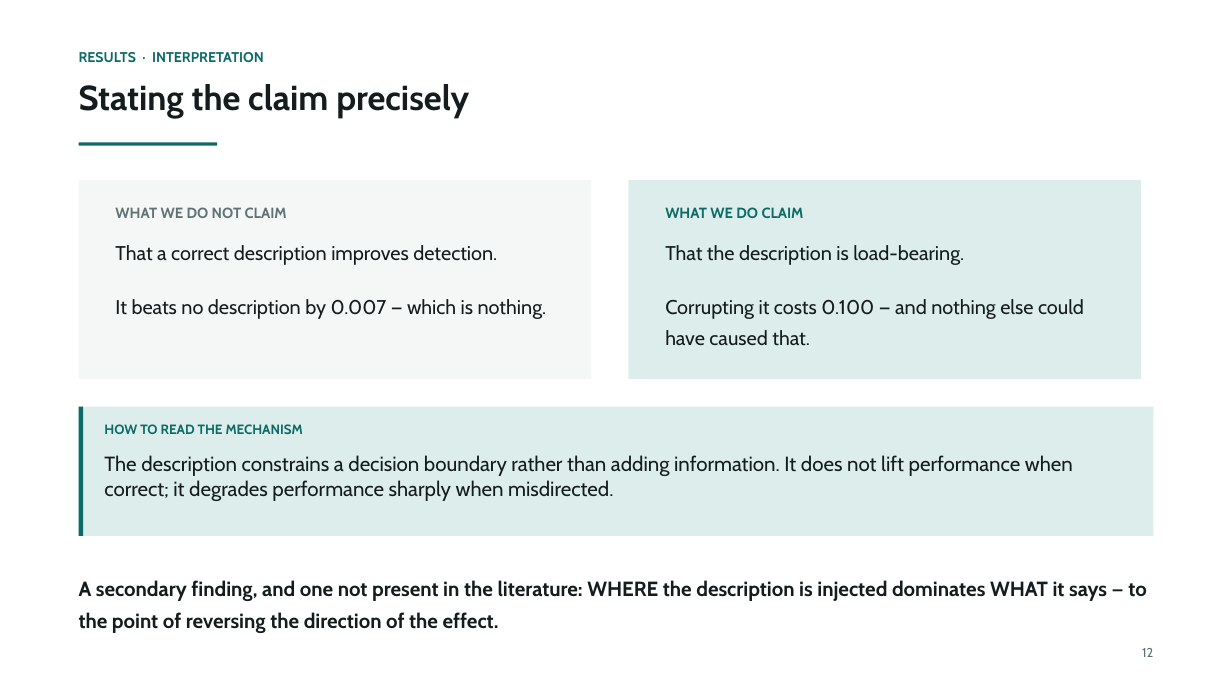
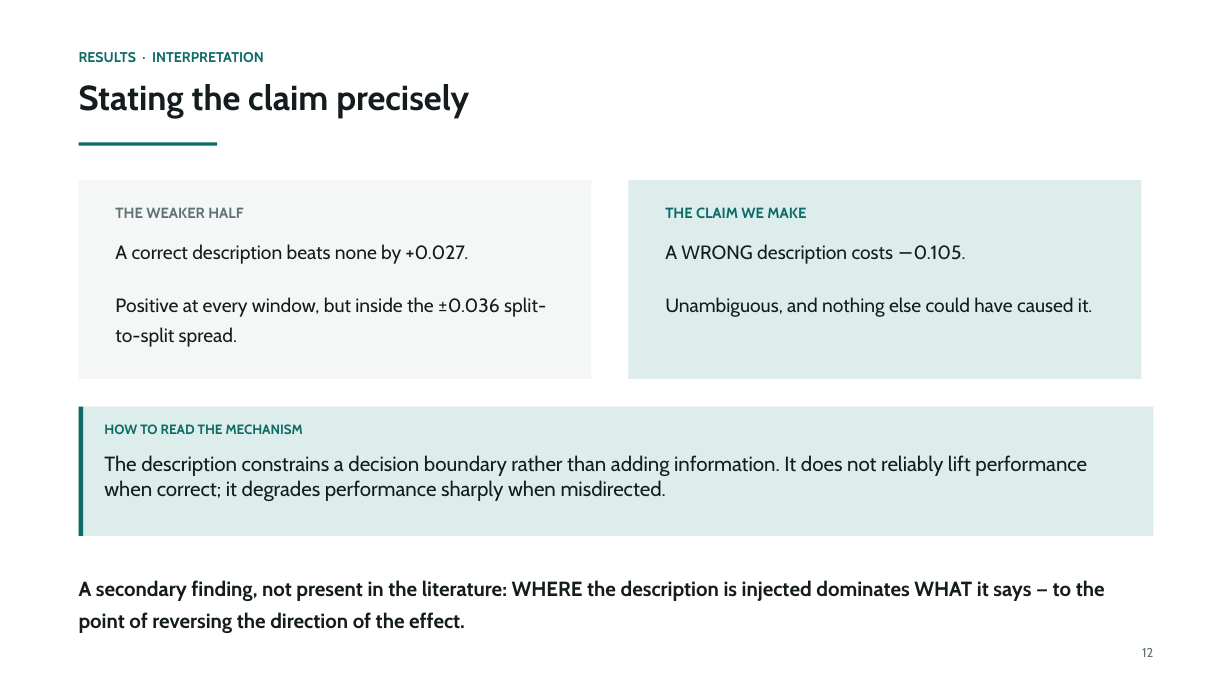
Before and after one commit to prakash-nitc/multimodal-anomaly-detection, a slide deck: slide 13 of docs/06_presentations/DA-ZVAD_Phase2_Review.pptx. Drawn at 1232x693 pixels with LibreOffice and Linux fonts; fonts in the diff are those of the drawing. Boxes give left, top, right and bottom in pixels: in the first picture for what was removed or moved away, otherwise in the second. Text is boxed around its words. In the diff, an @@ line names an element or a change of style, - is before the commit and + after.

```diff
--- a/docs/06_presentations/DA-ZVAD_Phase2_Review.pptx
+++ b/docs/06_presentations/DA-ZVAD_Phase2_Review.pptx
@@ text at box(115, 207, 243, 218): text changed @@
-WHAT WE DO NOT CLAIM
+THE WEAKER HALF
@@ text at box(665, 207, 806, 218): text changed @@
-WHAT WE DO CLAIM
+THE CLAIM WE MAKE
@@ text at box(115, 244, 546, 347): text changed; size 15.5 to 15 pt @@
-That a correct description improves detection.
-It beats no description by 0.007 — which is nothing.
+A correct description beats none by +0.027.
+Positive at every window, but inside the ±0.036 split-to-split spread.
@@ text at box(665, 244, 1092, 317): text changed; size 15.5 to 15 pt @@
-That the description is load-bearing.
-Corrupting it costs 0.100 — and nothing else could have caused that.
+A WRONG description costs −0.105.
+Unambiguous, and nothing else could have caused it.
@@ text at box(104, 455, 1087, 501): text changed @@
-The description constrains a decision boundary rather than adding information. It does not lift performance when correct; it degrades performance sharply when misdirected.
+The description constrains a decision boundary rather than adding information. It does not reliably lift performance when correct; it degrades performance sharply when misdirected.
@@ text at box(79, 580, 1105, 633): text changed @@
-A secondary finding, and one not present in the literature: WHERE the description is injected dominates WHAT it says — to the point of reversing the direction of the effect.
+A secondary finding, not present in the literature: WHERE the description is injected dominates WHAT it says — to the point of reversing the direction of the effect.
```
Also in this commit, not shown: 13 other slides changed, 2 slides added, 1 slide removed, 1 other file.
